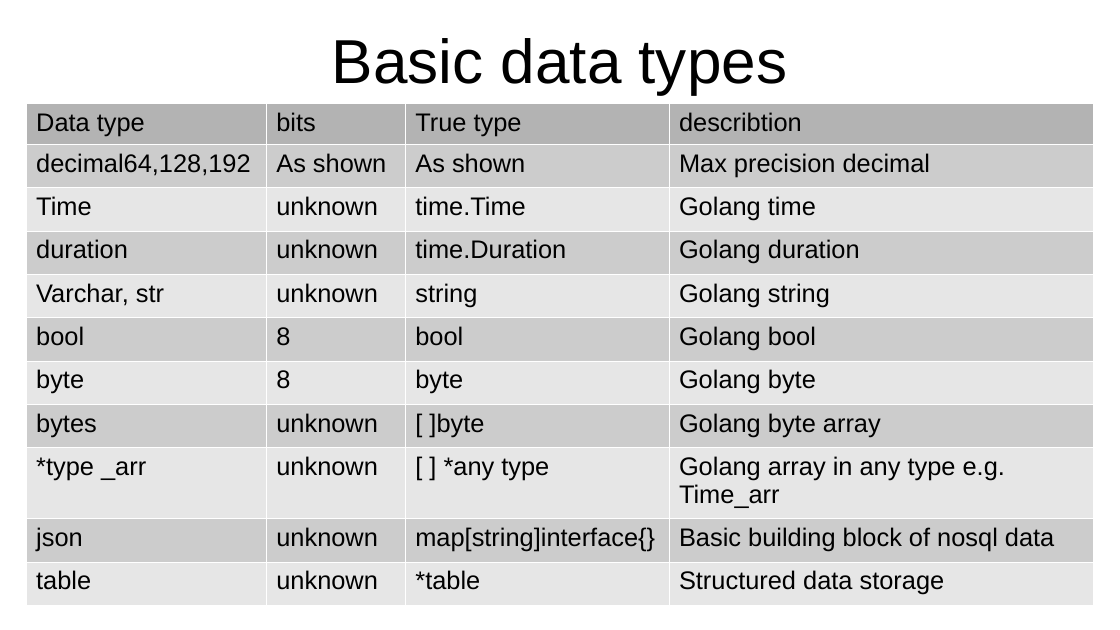
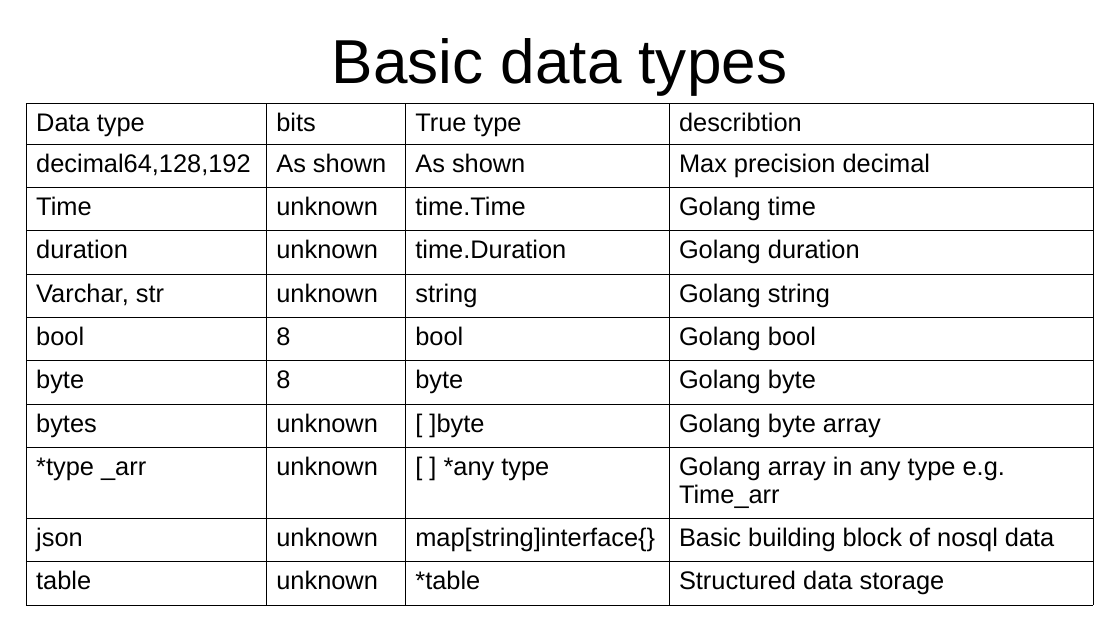
Before and after one commit to YC-Lammy/DejavuDB, a slide deck: slide 10 of doc/concept.odp (slide 8 before the commit). Drawn at 1120x630 pixels with LibreOffice and Linux fonts; fonts in the diff are those of the drawing. Boxes give left, top, right and bottom in pixels: in the first picture for what was removed or moved away, otherwise in the second. Text is boxed around its words. In the diff, an @@ line names an element or a change of style, - is before the commit and + after.

```diff
--- a/doc/concept.odp
+++ b/doc/concept.odp
@@ table at [26,104,1094,600] @@
@@ fill #B3B3B3 to none in row 1 @@
@@ fill #CCCCCC to none in 20 cells @@
@@ fill #E6E6E6 to none in 20 cells @@
@@ borders changed @@
```
Also in this commit, not shown: 7 other slides changed, 2 slides added, 7 other files.
